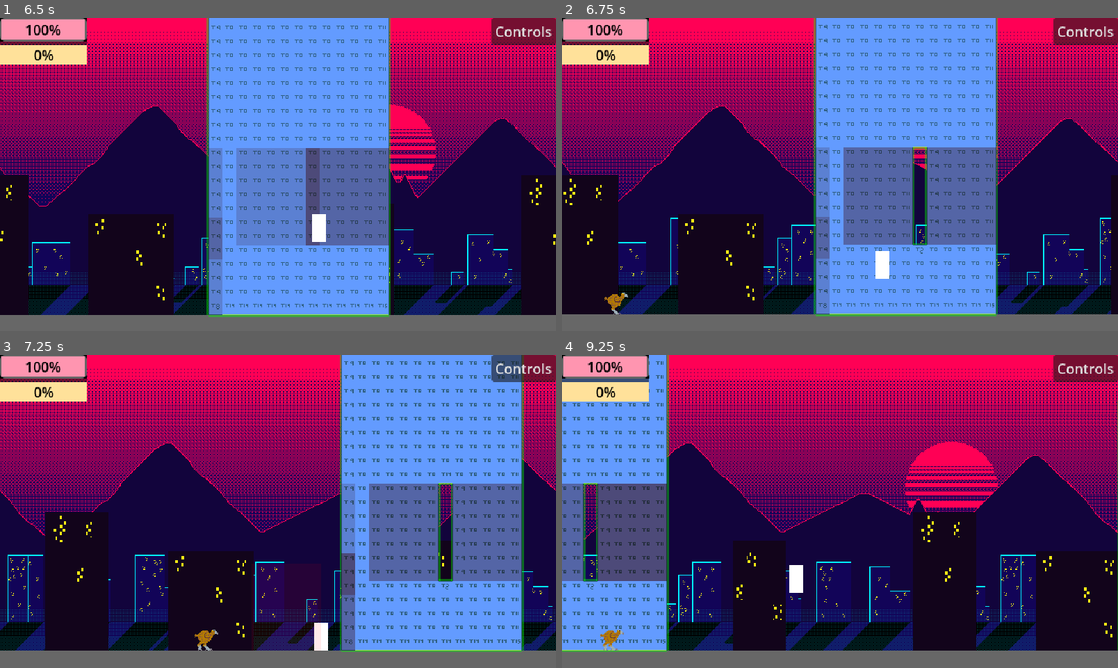
Above: before the commit, frames 1-4 (two rows, left to right).
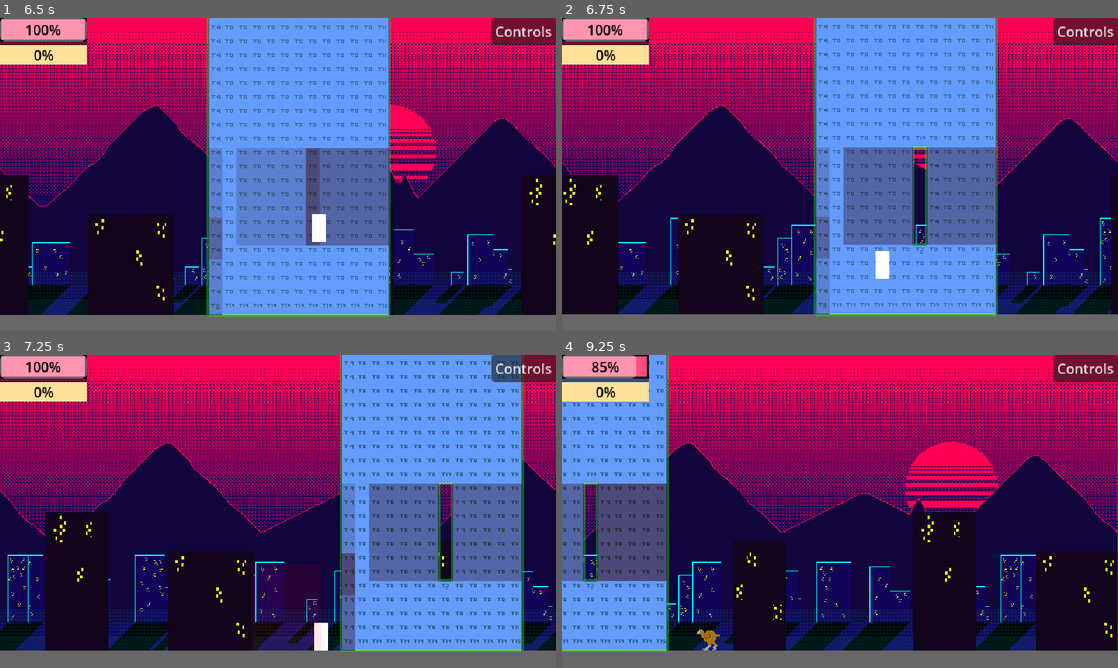
Above: after the commit, the same moments.

Repository: pkfiyah/hangry
Game: Godot game, scene res://levels/prototype.tscn
The game is run twice, just before and just after one commit, with the same random seed, the same clock (stepped at 60 frames per second) and the same inputs.
Inputs:
- Up to frame 1 (6.5 s): tap Enter (ui_accept) at 0.5, 0.77, 1.52, 3.02, 3.77, 4.52, 6.02 s; hold Z 0.53-1.28 s; hold Right (ui_right) 0.53-2.03 s; tap Z every 1.5 s from 1.35 to 5.85 s; hold Left (ui_left) 2.03-2.78 s; hold Z 2.03-2.78 s; hold Right (ui_right) 2.78-4.28 s; hold Z 3.53-4.28 s; hold Left (ui_left) 4.28-5.03 s; hold Right (ui_right) 5.03-5.78 s; hold Z 5.03-5.78 s; hold Left (ui_left) from 5.78 s (still down)
- Up to frame 2 (6.75 s): keep holding Left (ui_left); hold Z from 6.53 s (still down)
- Up to frame 3 (7.25 s): keep holding Left (ui_left); keep holding Z; tap Enter (ui_accept) at 6.77 s
- Up to frame 4 (9.25 s): release Left (ui_left) at 7.28 s; release Z at 7.28 s; hold Right (ui_right) from 7.28 s (still down); tap Z at 7.35, 8.85 s; tap Enter (ui_accept) at 7.52, 9.02 s; hold Z 8.03-8.78 s

Frame 1 is identical in both runs. In frame 2, 0.1% of the frame differs, in the area x 7-12%, y 87-95%; in frame 3, 0.1%; in frame 4, 0.8%, in the area x 4-44%, y 0-95%.

Commit message:
Add level up menu to hud, hook into player xp gain

Diff:
--- a/entities/player/kaiju.gd
+++ b/entities/player/kaiju.gd
@@ -63,6 +63,9 @@
 	while current_exp >= exp_to_next_level:
 		current_exp -= exp_to_next_level
 		level += 1
+		# Scale up the required EXP for the next level (e.g., 20% more each level)
+		exp_to_next_level = int(exp_to_next_level * 1.2)
+
 		emit_signal("level_up", level)
 		print("Level Up! New Level: ", level)
 
--- a/levels/prototype.tscn
+++ b/levels/prototype.tscn
@@ -1,18 +1,28 @@
-[gd_scene load_steps=5 format=3 uid="uid://bwfkbxuc360d0"]
+[gd_scene load_steps=9 format=3 uid="uid://bwfkbxuc360d0"]
 
 [ext_resource type="Script" uid="uid://c8adlgc6b0liy" path="res://scripts/main.gd" id="1_gxbh7"]
 [ext_resource type="PackedScene" uid="uid://jukhumka4hbb" path="res://entities/player/kaiju.tscn" id="3_7fmhn"]
 [ext_resource type="PackedScene" uid="uid://dnxteh5y86em" path="res://sprites/backgrounds/parallax_background.tscn" id="3_883nb"]
 [ext_resource type="PackedScene" uid="uid://cjeke76pr0qaw" path="res://ui/hud.tscn" id="4_7fmhn"]
+[ext_resource type="Script" uid="uid://qbxfhc4coox0" path="res://scripts/enemy_spawner.gd" id="5_qsqu8"]
+[ext_resource type="PackedScene" uid="uid://vt6l3144axrt" path="res://entities/kaiju/tacoza.tscn" id="6_gfq6j"]
+[ext_resource type="PackedScene" uid="uid://cqkp8rxqc7tyk" path="res://entities/kaiju/tupis.tscn" id="7_ycy2b"]
+[ext_resource type="PackedScene" uid="uid://dh4v8tqak7mgv" path="res://entities/vehicles/helo.tscn" id="8_a17vn"]
 
 [node name="Main" type="Node2D"]
 script = ExtResource("1_gxbh7")
 
 [node name="ChunkContainer" type="Node2D" parent="."]
 
-[node name="Kaiju" parent="." groups=["player"] instance=ExtResource("3_7fmhn")]
+[node name="Kaiju" parent="." instance=ExtResource("3_7fmhn")]
 position = Vector2(0, -100)
 
 [node name="ParallaxBackground" parent="." instance=ExtResource("3_883nb")]
 
 [node name="HUD" parent="." instance=ExtResource("4_7fmhn")]
+
+[node name="EnemySpawner" type="Node2D" parent="." node_paths=PackedStringArray("target")]
+script = ExtResource("5_qsqu8")
+ground_enemies = Array[PackedScene]([ExtResource("6_gfq6j"), ExtResource("7_ycy2b")])
+aerial_enemies = Array[PackedScene]([ExtResource("8_a17vn")])
+target = NodePath("../Kaiju")
--- a/scripts/enemy_spawner.gd
+++ b/scripts/enemy_spawner.gd
@@ -1,47 +1,48 @@
 extends Node2D
 class_name EnemySpawner
 
+@export_category("Enemy Pools")
+## Add your ground-based enemy scenes here (e.g. Tupis, Tacoza)
+@export var ground_enemies: Array[PackedScene] = []
+## Add your aerial enemy scenes here (e.g. Helo)
+@export var aerial_enemies: Array[PackedScene] = []
+
+@export_category("Spawn Settings")
 @export var aerial_spawn_height_threshold: float = -400.0
+@export var min_spawn_time: float = 3.0
+@export var max_spawn_time: float = 6.0
+@export var target: Node2D
 
 var enemy_spawn_timer: float = 3.0
-var enemy_scenes: Array[PackedScene] = []
-var aerial_enemy_scenes: Array[PackedScene] = []
-var target: Node2D
 
 func _ready() -> void:
-	# Load available ground enemy scenes
-	if ResourceLoader.exists("uid://cqkp8rxqc7tyk"): # tupis
-		enemy_scenes.append(load("uid://cqkp8rxqc7tyk"))
-	if ResourceLoader.exists("uid://vt6l3144axrt"): # tacoza
-		enemy_scenes.append(load("uid://vt6l3144axrt"))
-
-	# Try loading the helicopter if the user has created the scene
-	var helo_path = "res://entities/vehicles/helo.tscn"
-	if ResourceLoader.exists(helo_path):
-		aerial_enemy_scenes.append(load(helo_path))
+	enemy_spawn_timer = randf_range(min_spawn_time, max_spawn_time)
 
 func _process(delta: float) -> void:
 	if not is_instance_valid(target):
 		return
 
-	if enemy_scenes.size() > 0 or aerial_enemy_scenes.size() > 0:
+	if ground_enemies.size() > 0 or aerial_enemies.size() > 0:
 		enemy_spawn_timer -= delta
 		if enemy_spawn_timer <= 0.0:
 			spawn_enemy()
-			enemy_spawn_timer = randf_range(3.0, 6.0)
+			enemy_spawn_timer = randf_range(min_spawn_time, max_spawn_time)
 
 func spawn_enemy() -> void:
 	var use_aerial = false
-	if aerial_enemy_scenes.size() > 0 and target.global_position.y < aerial_spawn_height_threshold:
+	if aerial_enemies.size() > 0 and target.global_position.y < aerial_spawn_height_threshold:
 		use_aerial = true
 
-	var pool = aerial_enemy_scenes if use_aerial else enemy_scenes
+	var pool = aerial_enemies if use_aerial else ground_enemies
 	if pool.is_empty():
 		# Fallback if a pool is empty
-		pool = enemy_scenes if use_aerial else aerial_enemy_scenes
+		pool = ground_enemies if use_aerial else aerial_enemies
 		if pool.is_empty(): return
 
 	var random_scene = pool.pick_random()
+	if not random_scene:
+		return
+
 	var enemy = random_scene.instantiate()
 	# Spawn either far left (-1) or far right (1)
 	var spawn_dir = 1 if randf() > 0.5 else -1
--- a/scripts/main.gd
+++ b/scripts/main.gd
@@ -9,15 +9,8 @@
 
 @onready var kaiju = $Kaiju
 @onready var chunk_container = $ChunkContainer
-var enemy_spawner: EnemySpawner
 
 func _ready():
-	# Container to hold spawned enemies
-	enemy_spawner = EnemySpawner.new()
-	enemy_spawner.name = "EnemySpawner"
-	enemy_spawner.target = kaiju
-	add_child(enemy_spawner)
-
 	# Initial spawn around the starting position
 	update_chunks(0)
 
--- a/ui/hud.gd
+++ b/ui/hud.gd
@@ -5,6 +5,8 @@
 
 @onready var controls_panel = $ControlsPanel
 @onready var controls_button = $ControlsButton
+
+@onready var level_up_menu: LevelUpMenu = $LevelUpMenu
 
 func _ready():
 	# Ensure the HUD continues to process input when the game is paused
@@ -15,9 +17,12 @@
 	# Find the Kaiju and connect health updates
 	var kaiju = get_tree().current_scene.get_node_or_null("Kaiju")
 	if kaiju:
-		# Set initial health values
+		# Set initial health and exp values
 		health_bar.max_value = kaiju.max_health
 		health_bar.value = kaiju.health
+
+		exp_bar.max_value = kaiju.exp_to_next_level
+		exp_bar.value = kaiju.current_exp
 
 		if not kaiju.has_signal("health_changed"):
 			kaiju.add_user_signal("health_changed")
@@ -27,15 +32,29 @@
 			kaiju.add_user_signal("exp_changed")
 		kaiju.connect("exp_changed", _on_exp_changed)
 
+		if not kaiju.has_signal("level_up"):
+			kaiju.add_user_signal("level_up")
+		kaiju.connect("level_up", _on_level_up)
+
 func _on_health_changed(new_health):
 	# Animate the health bar shrinking
 	var tween = create_tween()
 	tween.tween_property(health_bar, "value", new_health, 0.2)
 
 func _on_exp_changed(new_exp):
-	# Animate the health bar shrinking
+	# Animate the exp bar
 	var tween = create_tween()
 	tween.tween_property(exp_bar, "value", new_exp, 0.2)
+
+func _on_level_up(new_level: int):
+	# Scale up the required EXP for the next level
+	var kaiju = get_tree().current_scene.get_node_or_null("Kaiju")
+	if kaiju:
+		exp_bar.max_value = kaiju.exp_to_next_level
+		exp_bar.value = 0 # Visual reset
+
+	if is_instance_valid(level_up_menu):
+		level_up_menu.display_options()
 
 func _on_controls_button_pressed():
 	toggle_pause()
--- a/ui/hud.tscn
+++ b/ui/hud.tscn
@@ -1,6 +1,7 @@
-[gd_scene load_steps=5 format=3 uid="uid://cjeke76pr0qaw"]
+[gd_scene load_steps=6 format=3 uid="uid://cjeke76pr0qaw"]
 
 [ext_resource type="Script" uid="uid://cmd0ldgaiq5hy" path="res://ui/hud.gd" id="1_rbyyf"]
+[ext_resource type="PackedScene" uid="uid://b06y67c38a6yh" path="res://ui/level_up_menu.tscn" id="2_276te"]
 
 [sub_resource type="StyleBoxFlat" id="StyleBoxFlat_pv4sj"]
 bg_color = Color(1, 0.3067964, 0.48415834, 1)
@@ -78,3 +79,5 @@
 [node name="ClimbLabel" type="Label" parent="ControlsPanel/VBoxContainer"]
 layout_mode = 2
 text = "Climb: Up/Down Near Buildings"
+
+[node name="LevelUpMenu" parent="." instance=ExtResource("2_276te")]
--- /dev/null
+++ b/ui/level_up_menu.gd
@@ -0,0 +1,29 @@
+extends Control
+class_name LevelUpMenu
+
+signal upgrade_selected(upgrade_id: String)
+
+@onready var button_container: HBoxContainer = $Panel/VBoxContainer/HBoxContainer
+
+func _ready() -> void:
+	# Hide by default
+	hide()
+	# Ensure the menu can still function while the game tree is paused
+	process_mode = Node.PROCESS_MODE_ALWAYS
+
+	# Connect signals for all child buttons dynamically based on their names
+	for button in button_container.get_children():
+		if button is Button:
+			button.pressed.connect(_on_button_pressed.bind(button.name))
+
+func display_options() -> void:
+	show()
+	get_tree().paused = true
+
+func _on_button_pressed(upgrade_name: String) -> void:
+	print("Selected Upgrade: ", upgrade_name)
+	# TODO: We will add the logic to apply the upgrade in the next phase
+
+	hide()
+	get_tree().paused = false
+	upgrade_selected.emit(upgrade_name)
--- /dev/null
+++ b/ui/level_up_menu.tscn
@@ -0,0 +1,68 @@
+[gd_scene load_steps=2 format=3 uid="uid://b06y67c38a6yh"]
+
+[ext_resource type="Script" uid="uid://cehsr73xcdgtt" path="res://ui/level_up_menu.gd" id="1_dubad"]
+
+[node name="LevelUpMenu" type="Control"]
+layout_mode = 3
+anchors_preset = 15
+anchor_right = 1.0
+anchor_bottom = 1.0
+grow_horizontal = 2
+grow_vertical = 2
+script = ExtResource("1_dubad")
+
+[node name="ColorRect" type="ColorRect" parent="."]
+layout_mode = 1
+anchors_preset = 15
+anchor_right = 1.0
+anchor_bottom = 1.0
+grow_horizontal = 2
+grow_vertical = 2
+color = Color(0.14901961, 0.14901961, 0.14901961, 0.49019608)
+
+[node name="Panel" type="Panel" parent="."]
+custom_minimum_size = Vector2(600, 280)
+layout_mode = 1
+anchors_preset = 8
+anchor_left = 0.5
+anchor_top = 0.5
+anchor_right = 0.5
+anchor_bottom = 0.5
+offset_left = -20.0
+offset_top = -20.0
+offset_right = 20.0
+offset_bottom = 20.0
+grow_horizontal = 2
+grow_vertical = 2
+
+[node name="VBoxContainer" type="VBoxContainer" parent="Panel"]
+layout_mode = 1
+anchors_preset = 15
+anchor_right = 1.0
+anchor_bottom = 1.0
+grow_horizontal = 2
+grow_vertical = 2
+
+[node name="Label" type="Label" parent="Panel/VBoxContainer"]
+layout_mode = 2
+text = "LEVEL UP!"
+horizontal_alignment = 1
+
+[node name="HBoxContainer" type="HBoxContainer" parent="Panel/VBoxContainer"]
+layout_mode = 2
+size_flags_vertical = 3
+
+[node name="Upgrade1" type="Button" parent="Panel/VBoxContainer/HBoxContainer"]
+layout_mode = 2
+size_flags_horizontal = 3
+text = "Default Upgrade 1 Text"
+
+[node name="Upgrade2" type="Button" parent="Panel/VBoxContainer/HBoxContainer"]
+layout_mode = 2
+size_flags_horizontal = 3
+text = "Default Upgrade 2 Text"
+
+[node name="Upgrade3" type="Button" parent="Panel/VBoxContainer/HBoxContainer"]
+layout_mode = 2
+size_flags_horizontal = 3
+text = "Default Upgrade 3 Text"
Not shown, added: ui/level_up_menu.gd.uid
